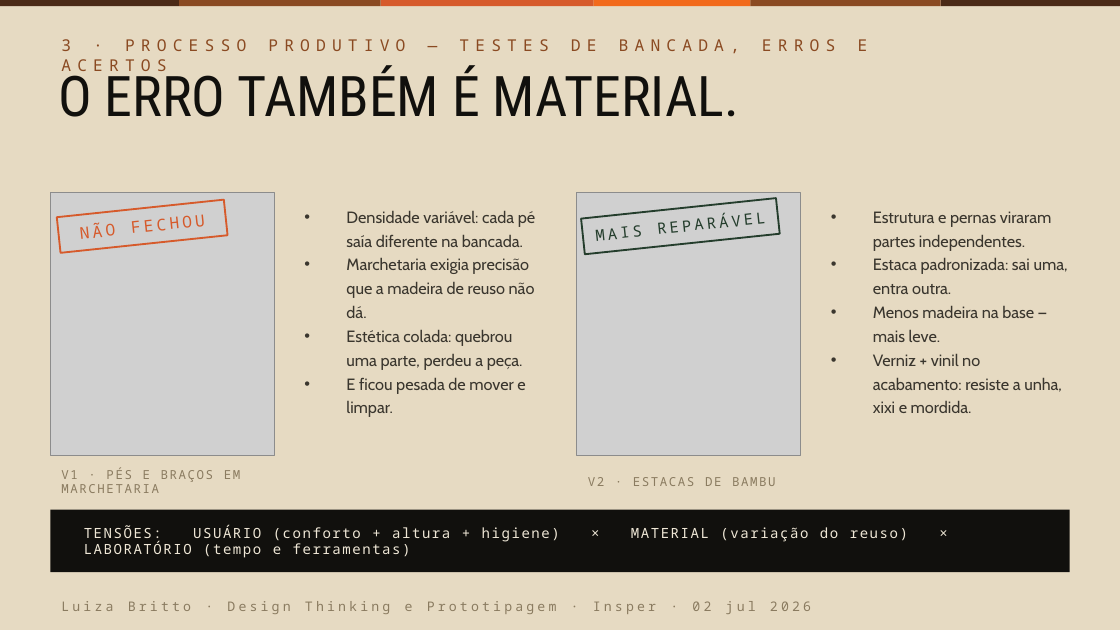
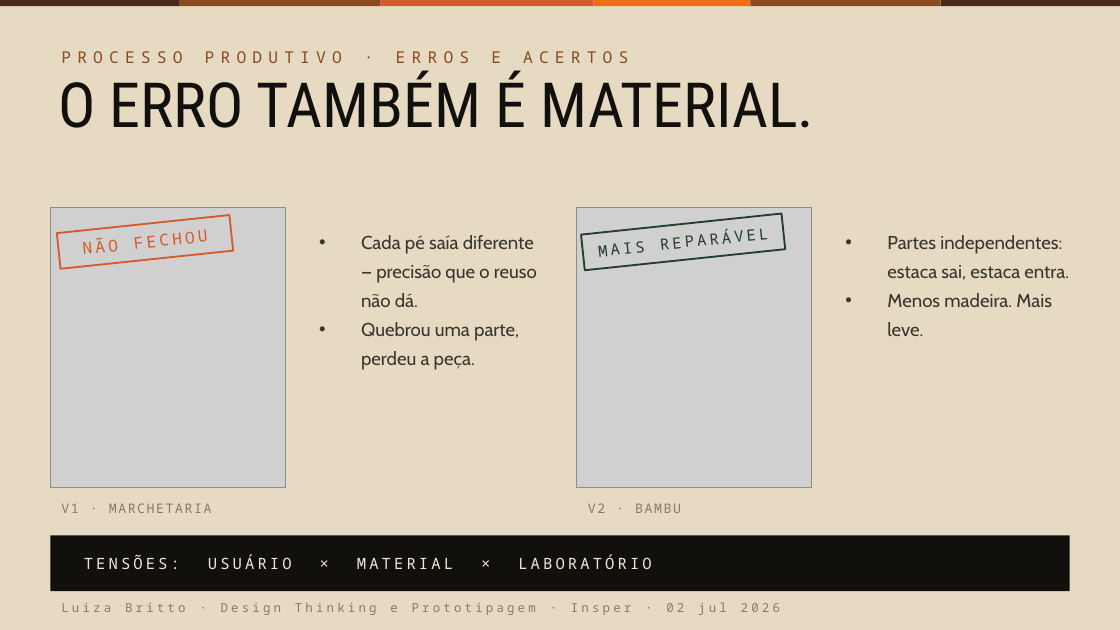
Before and after one commit to lubritto-hub/clipping, a slide deck: slide 10 of entrega/CadeiraBeni_pitch.pptx. Drawn at 1120x630 pixels with LibreOffice and Linux fonts; fonts in the diff are those of the drawing; grey boxes stand for pictures. Boxes give left, top, right and bottom in pixels: in the first picture for what was removed or moved away, otherwise in the second. Text is boxed around its words. In the diff, an @@ line names an element or a change of style, - is before the commit and + after.

```diff
--- a/entrega/CadeiraBeni_pitch.pptx
+++ b/entrega/CadeiraBeni_pitch.pptx
@@ text at (61,51,628,63): text changed @@
-3 · PROCESSO PRODUTIVO — TESTES DE BANCADA, ERROS E ACERTOS
+PROCESSO PRODUTIVO · ERROS E ACERTOS
@@ text "O ERRO TAMBÉM É MATERIAL." at (58,70,814,128): size 36 to 40 pt; line spacing 31pt to 34.4pt @@
@@ picture: place and size @@
-picture at (50,193,274,456)
+picture at (50,207,286,487)
@@ picture: place and size @@
-picture at (577,193,801,456)
+picture at (577,207,812,487)
@@ rectangle "NÃO FECHOU": place and size @@
-rectangle "NÃO FECHOU" at (57,200,228,253)
+rectangle "NÃO FECHOU" at (57,215,233,269)
@@ text at (361,235,537,370): text changed; size 10.5 to 12 pt @@
-• Densidade variável: cada pé saía diferente na bancada.
-• Marchetaria exigia precisão que a madeira de reuso não dá.
-• Estética colada: quebrou uma parte, perdeu a peça.
-• E ficou pesada de mover e limpar.
+• Cada pé saía diferente — precisão que o reuso não dá.
+• Quebrou uma parte, perdeu a peça.
@@ rectangle "MAIS REPARÁVEL": place and size @@
-rectangle "MAIS REPARÁVEL" at (581,198,780,254)
+rectangle "MAIS REPARÁVEL" at (581,214,785,270)
@@ text at (887,235,1069,280): text changed; size 10.5 to 12 pt @@
-• Estrutura e pernas viraram partes independentes.
-• Estaca padronizada: sai uma, entra outra.
-• Menos madeira na base — mais leve.
-• Verniz + vinil no acabamento: resiste a unha, xixi e mordida.
+• Partes independentes: estaca sai, estaca entra.
+• Menos madeira. Mais leve.
@@ text at (61,503,212,513): text changed; size 8 to 8.5 pt @@
-V1 · PÉS E BRAÇOS EM MARCHETARIA
+V1 · MARCHETARIA
@@ text at (588,503,681,513): text changed; size 8 to 8.5 pt @@
-V2 · ESTACAS DE BAMBU
+V2 · BAMBU
@@ rectangle: place and size @@
-rectangle at (50,510,1070,572)
+rectangle at (50,535,1070,591)
@@ text at (208,555,651,569): text changed; size 9 to 10 pt @@
-TENSÕES: USUÁRIO (conforto + altura + higiene) × MATERIAL (variação do reuso) × LABORATÓRIO (tempo e ferramentas)
+TENSÕES: USUÁRIO × MATERIAL × LABORATÓRIO
@@ text "Luiza Britto · Design Thinking ..." at (61,602,780,615): size 8.5 to 8 pt @@
```
Also in this commit, not shown: 12 other slides changed, 2 other files.
